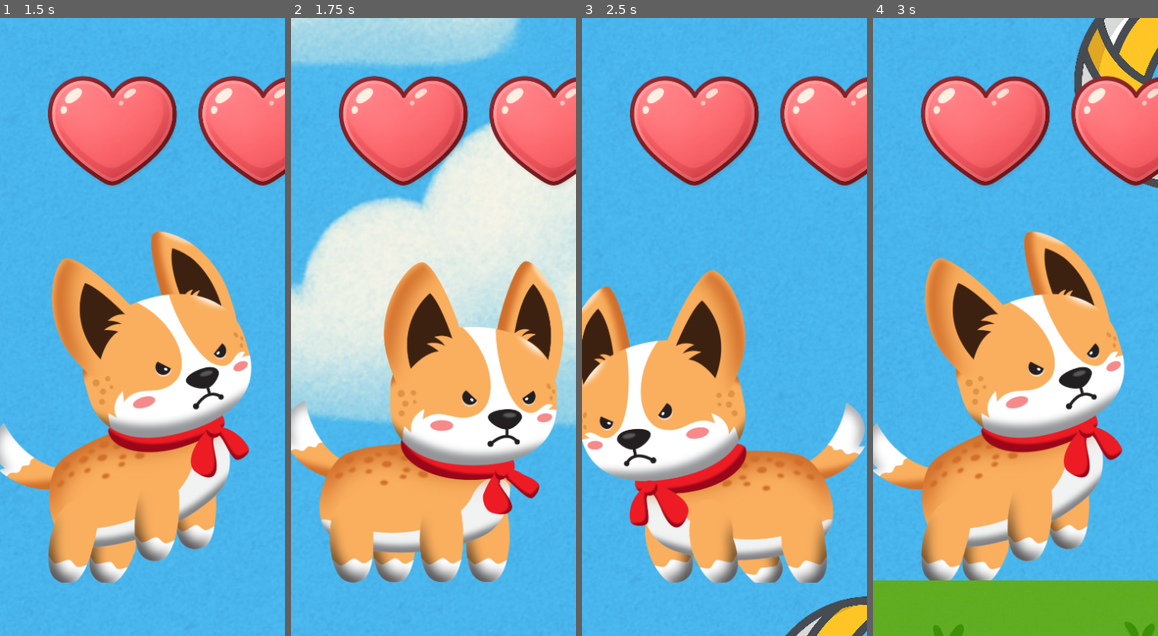
Above: before the commit, frames 1-4 (left to right).
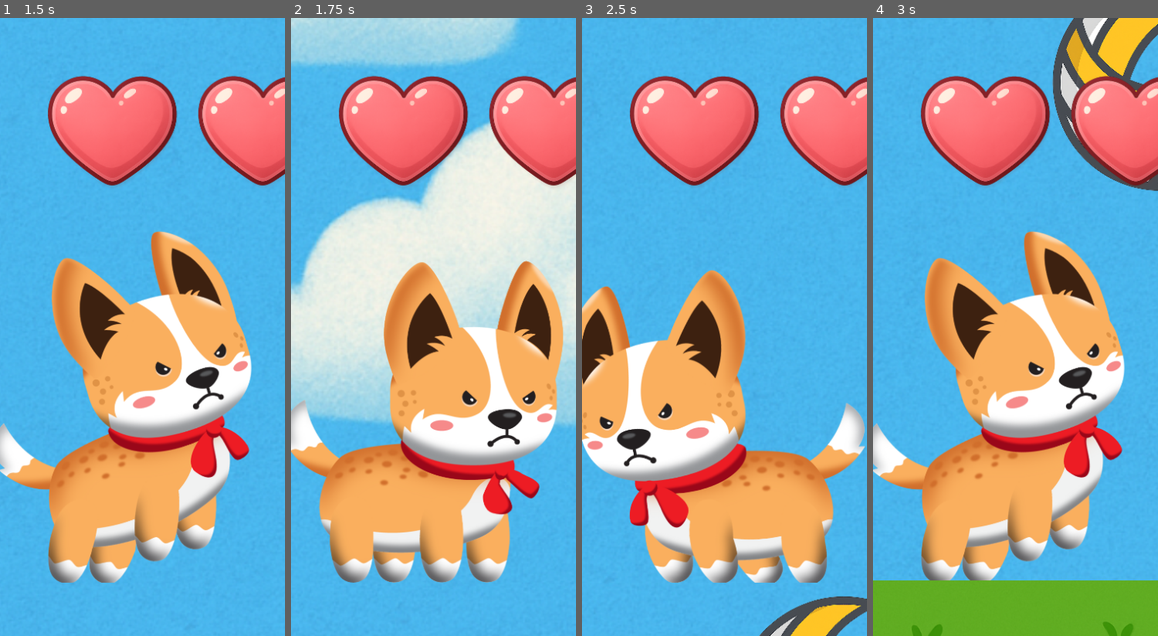
Above: after the commit, the same moments.

Repository: codyromano/chonki
Game: Godot game, scene res://scenes/level1.tscn
Same seed, same stepped clock (60 frames per second), same inputs: the game is played once before the commit and once after it. Sound files missing from this copy of the repository are replaced by a short silence.
Inputs:
- Up to frame 1 (1.5 s): hold Right (ui_right) from 0.53 s (still down); tap D (push) at 0.6 s; tap Up (ui_up) at 0.77, 1.07 s; tap S (ram) at 1.35 s
- Up to frame 2 (1.75 s): keep holding Right (ui_right); tap Up (ui_up) at 1.52 s
- Up to frame 3 (2.5 s): tap Up (ui_up) at 1.82 s; release Right (ui_right) at 2.03 s; hold Left (ui_left) from 2.03 s (still down); tap D (push) at 2.1 s
- Up to frame 4 (3 s): release Left (ui_left) at 2.78 s; hold Right (ui_right) from 2.78 s (still down); tap S (ram) at 2.85 s

Frame 1 is identical in both runs. In frame 2, less than 0.1% of the frame differs, in the area x 4-68%, y 17-43%; in frame 3, 1.6%; in frame 4, 4.1%, in the area x 13-100%, y 0-100%.

Commit message:
fix platform velocity

Diff:
--- a/scenes/chonki.gd
+++ b/scenes/chonki.gd
@@ -112,26 +112,15 @@
 	body.move_and_slide()
 
 func get_platform_velocity() -> Vector2:
-	var platform_velocity = Vector2()
-
+	# Returns the velocity of the platform Chonki is standing on, or Vector2.ZERO if not on a moving platform
 	if body.is_on_floor():
 		var collision = body.get_last_slide_collision()
 		if collision:
 			var collider = collision.get_collider()
-			# Check if standing on Volleyball
-			if collider and collider.get_script() and collider.get_script().resource_path == "res://scenes/Volleyball.gd":
-				if "get_platform_velocity" in collider:
-					var v = collider.get_platform_velocity()
-					# print("Chonki is standing on a Volleyball! Volleyball x velocity: %f" % v.x)
-					platform_velocity = v
-				#else:
-					platform_velocity = Vector2.ZERO
-			else:
-				platform_velocity = Vector2.ZERO
-		else:
-			platform_velocity = Vector2.ZERO
-
-	return platform_velocity
+			if collider and collider.has_method("get_platform_velocity"):
+				# Support any platform with get_platform_velocity method
+				return collider.get_platform_velocity()
+	return Vector2.ZERO
 
 func handle_movement(delta: float) -> void:
 	var platform_velocity = get_platform_velocity()
@@ -231,8 +220,9 @@
 	return "ouch" if (hit_time != null and current_time - hit_time <= HIT_RECOVERY_TIME) else ""
 
 func get_run_sprite():
-	if velocity.x != 0:
-		if not run_sound.playing && !is_game_win:
+	# Use body.velocity.x to include platform movement
+	if body.velocity.x != 0:
+		if not run_sound.playing and !is_game_win:
 			run_sound.play()
 		else:
 			run_sound.play()
